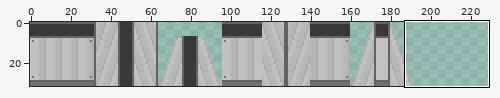
Two versions of one sprite sheet, client/sprites/tiles/tile_wall.png. The picture above shows the old version from afar; the outline marks the close-up.
Close-up. As it was:
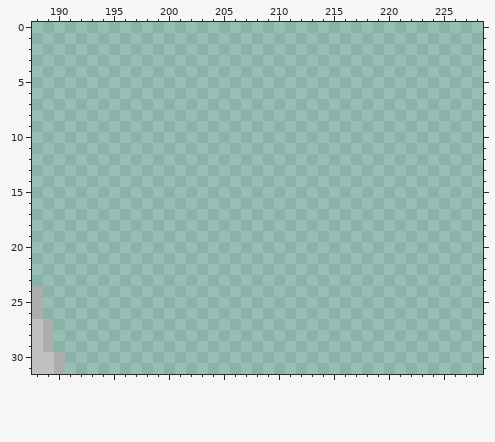
The file is 256x32 pixels. Shown: x 188..228, y 0..31. The wide view leaves out empty margins.
After the commit:
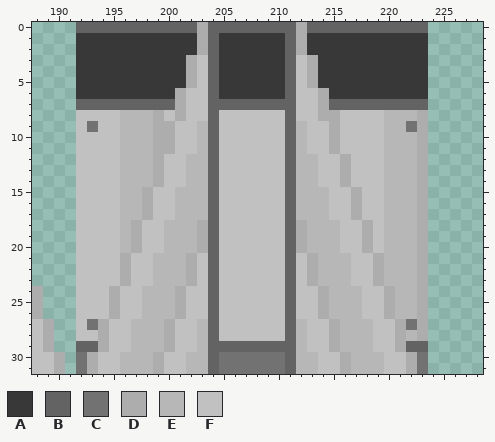
Palette (. is transparent): A #383838  B #636363  C #727272  D #adadad  E #b7b7b7  F #c1c1c1
Diff:
y 0: x 192..223 ................................ -> BBBBBBBBBBBDBBBBBBBBDBBBBBBBBBBB
y 1..2: x 192..223 ................................ -> AAAAAAAAAAADBAAAAAABDAAAAAAAAAAA
y 3..5: x 192..223 ................................ -> AAAAAAAAAADFBAAAAAABFDAAAAAAAAAA
y 6: x 192..223 ................................ -> AAAAAAAAADFFBAAAAAABFFDAAAAAAAAA
y 7: x 192..223 ................................ -> BBBBBBBBBDFFBBBBBBBBFFDBBBBBBBBB
y 8: x 192..223 ................................ -> FFFFEEEDFDFFBFFFFFFBFFDDFFFFEEED
y 9: x 192..223 ................................ -> FCFFEEEDDFFEBFFFFFFBEFFDFFFFEECD
y 10..11: x 192..223 ................................ -> FFFFEEEDDFFEBFFFFFFBEFFDFFFFEEED
y 12..14: x 192..223 ................................ -> FFFFEEEDFFEEBFFFFFFBEEFFDFFFEEED
y 15..17: x 192..223 ................................ -> FFFFEEDFFEEEBFFFFFFBEEEFFDFFEEED
y 18..20: x 192..223 ................................ -> FFFFEDFFEEEDBFFFFFFBDEEEFFDFEEED
y 21..23: x 192..223 ................................ -> FFFFDFFEEEDFBFFFFFFBFDEEEFFDEEED
y 24..26: x 192..223 ................................ -> FFFDFFEEEDFFBFFFFFFBFFDEEEFFDEED
y 27: x 192..223 ................................ -> FCDFFEEEDFFEBFFFFFFBEFFDEEEFFDCD
y 28: x 192..223 ................................ -> FFDFFEEEDFFEBFFFFFFBEFFDEEEFFDED
y 29: x 192..223 ................................ -> BBDFFEEEDFFEBBBBBBBBEFFDEEEFFDBB
y 30..31: x 192..223 ................................ -> CDFFEEEDFFEEBCCCCCCBEEFFDEEEFFDC
